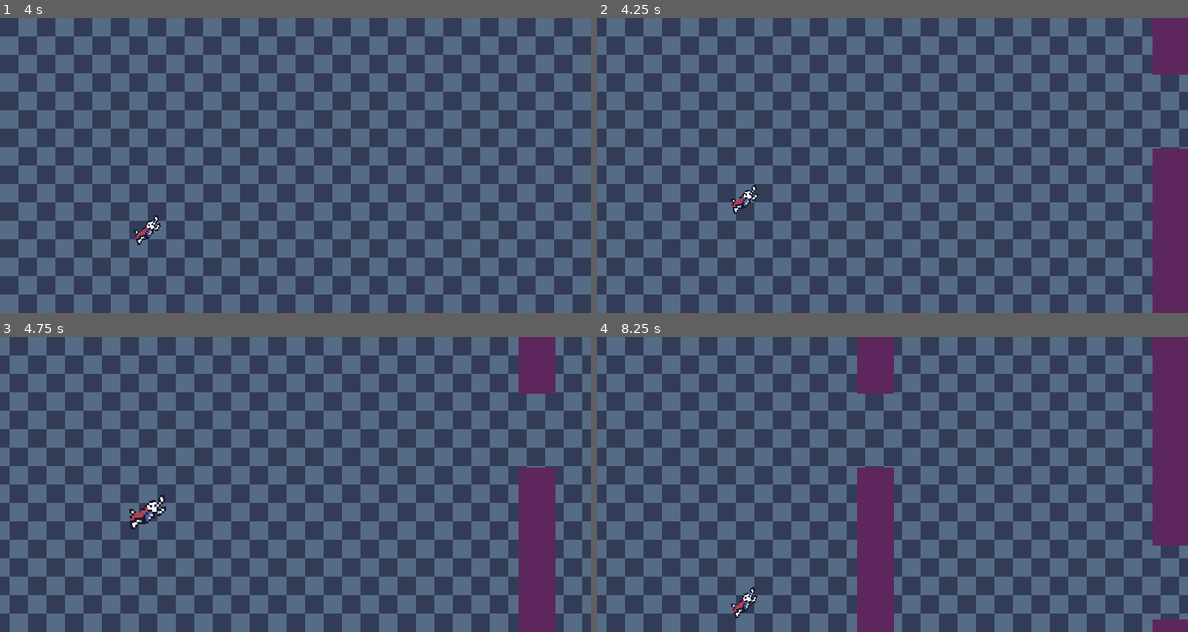
Above: before the commit, frames 1-4 (two rows, left to right).
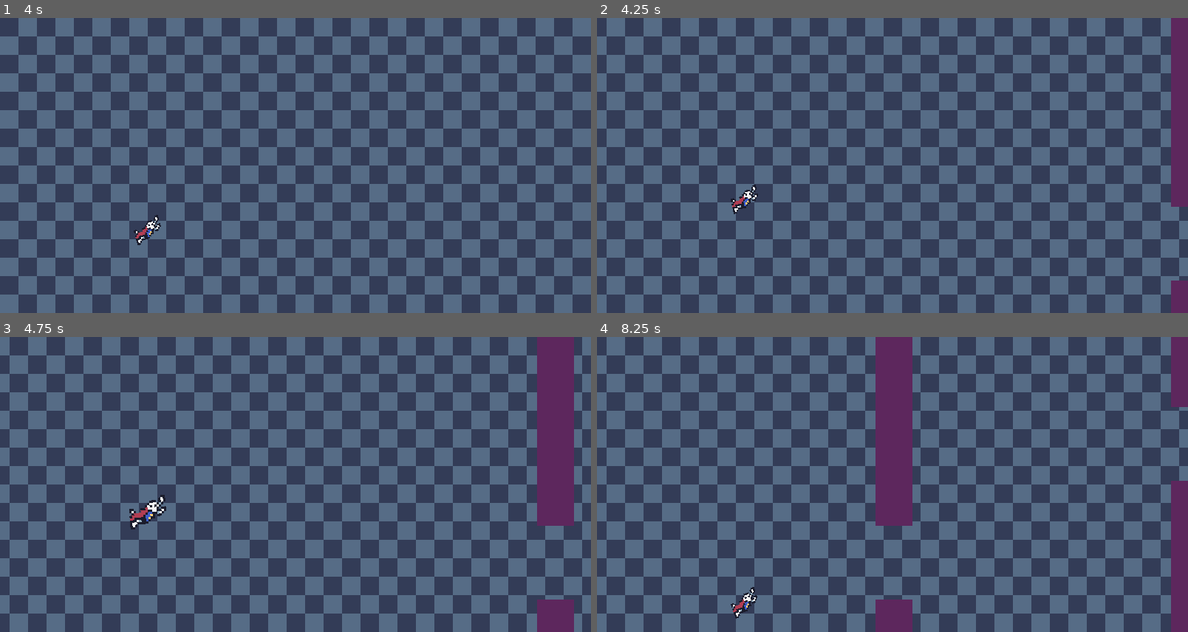
Above: after the commit, the same moments.

Repository: shadow-crafter/Super-Scale-Man
Game: Godot game, scene res://Scenes/game.tscn
The game is run twice, just before and just after one commit, with the same random seed, the same clock (stepped at 60 frames per second) and the same inputs.
Inputs (mouse positions are in pixels of both pictures, inside the frame that each line leads up to):
- Up to frame 1 (4 s): move the mouse to (425, 150) at 0.52 s; hold W (Move_up) 0.53-1.28 s; right-click (425, 150) at 0.6 s; move the mouse to (177, 180) at 1.27 s; hold S (Move_down) 1.28-2.03 s; click (177, 180) at 1.35 s; move the mouse to (354, 100) at 2.02 s; hold W (Move_up) 2.03-3.53 s; right-click (354, 100) at 2.1 s; move the mouse to (265, 224) at 2.77 s; click (265, 224) at 2.85 s; move the mouse to (472, 209) at 3.52 s; hold S (Move_down) from 3.53 s (still down); right-click (472, 209) at 3.6 s
- Up to frame 2 (4.25 s): keep holding S (Move_down)
- Up to frame 3 (4.75 s): keep holding S (Move_down); move the mouse to (118, 440) at 4.27 s; click (118, 440) at 4.35 s
- Up to frame 4 (8.25 s): move the mouse to (922, 484) at 5.02 s; right-click (922, 484) at 5.1 s; move the mouse to (803, 410) at 5.77 s; release S (Move_down) at 5.78 s; hold W (Move_up) 5.78-8.03 s; click (803, 410) at 5.85 s; move the mouse to (1022, 469) at 6.52 s; right-click (1022, 469) at 6.6 s; move the mouse to (774, 499) at 7.27 s; click (774, 499) at 7.35 s; move the mouse to (951, 419) at 8.02 s; hold S (Move_down) from 8.03 s (still down); right-click (951, 419) at 8.1 s

Frame 1 is identical in both runs. In frame 2, 3.8% of the frame differs, in the area x 94-100%, y 0-100%; in frame 3, 6.2%; in frame 4, 10%, in the area x 44-100%, y 0-100%.

Commit message:
Add random segment offset
Segments now offset and randomly position better.
4 can now spawn at a time.

Diff:
--- a/Scenes/level_segments/basic_segment.gd
+++ b/Scenes/level_segments/basic_segment.gd
@@ -1,4 +1,10 @@
 extends LevelSegment
 
+@onready var top_sprite: Sprite2D = $Sprite2D
+@onready var top_collider: CollisionPolygon2D = $Area2D/CollisionPolygon2D
+
 func _ready() -> void:
-	position += Vector2(0, randi_range(-128, 128))
+	position += Vector2(16, randi_range(-82, 82))
+	if randi_range(1, 2) == 2:
+		top_sprite.offset.y = randi_range(-42, 42)
+		top_collider.position.y = top_sprite.offset.y
--- a/Scenes/segment_spawner/segment_spawner.gd
+++ b/Scenes/segment_spawner/segment_spawner.gd
@@ -1,7 +1,7 @@
 extends Node2D
 
 @export var segments: Array[PackedScene]
-@export var spawn_cap: int = 3
+@export var spawn_cap: int = 4
 
 var spawned: int = 0
 
